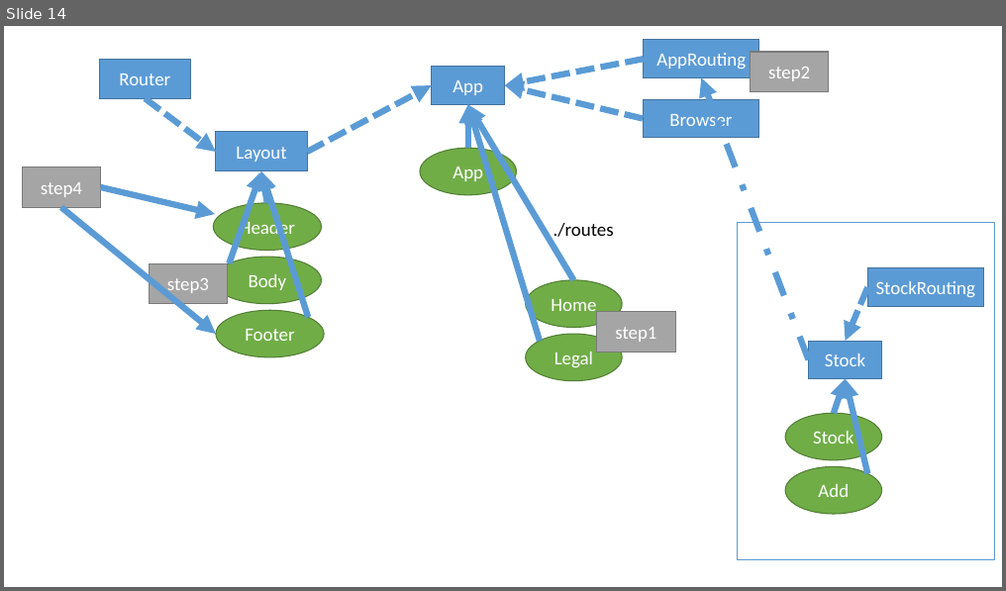
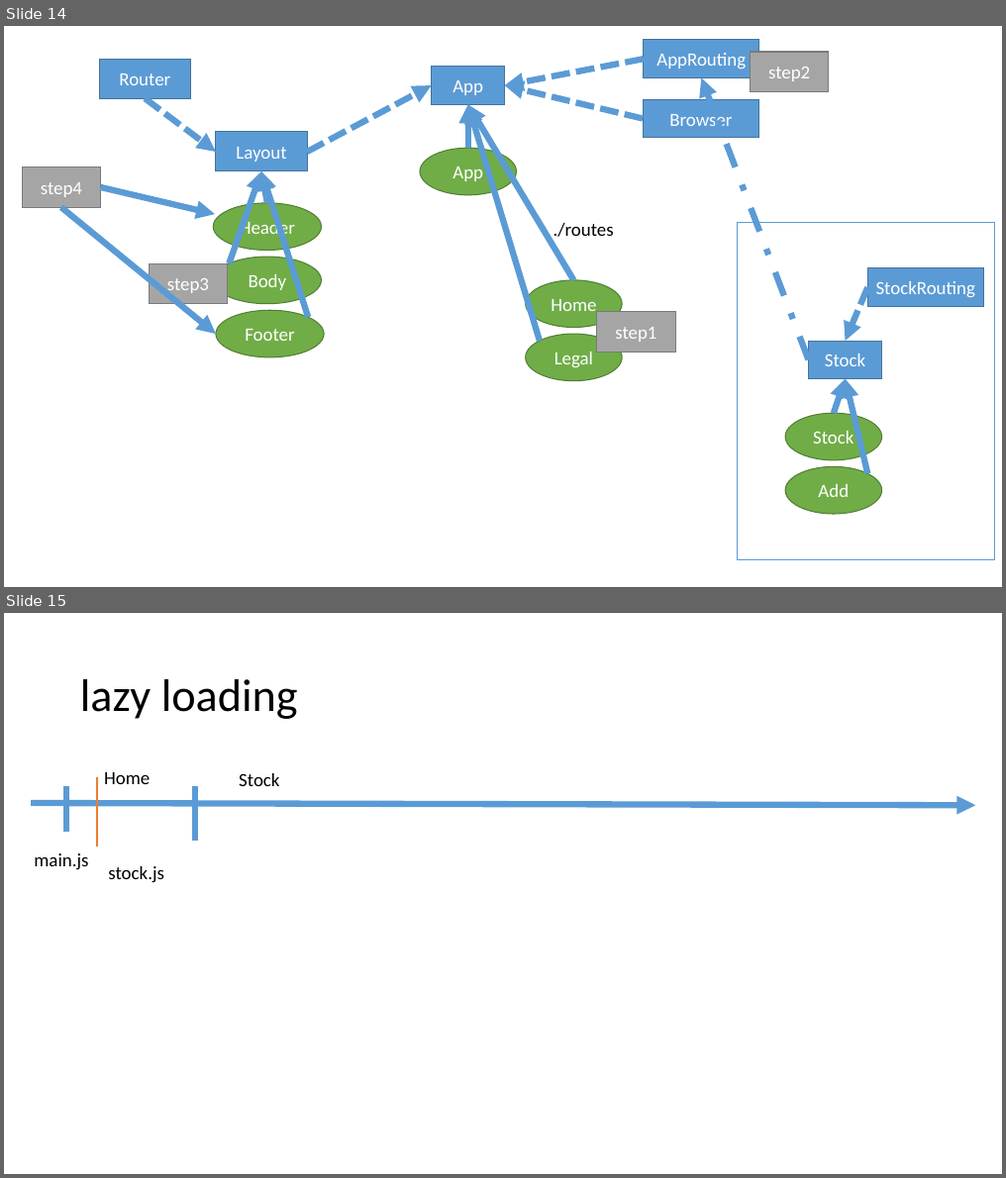
Before and after one commit to jlg-formation/agupa1-july-2023, a slide deck: notes.pptx. Shown one above the other, each under a label of ours: slide 14 before the commit, slides 14 and 15 after it. The pictures are 1006x591 and 1006x1178 pixels, drawn with LibreOffice and Linux fonts; fonts in the diff are those of the drawing. Boxes give left, top, right and bottom in pixels: in the first picture for what was removed or moved away, otherwise in the second. Text is boxed around its words. In the diff, an @@ line names an element or a change of style, - is before the commit and + after.

```diff
--- a/notes.pptx
+++ b/notes.pptx
@@ slide 15 added at (4, 613, 1002, 1174), background #FFFFFF @@
@@ title added at (80, 679, 298, 719), 44 pt, text #000000 @@
+lazy loading
@@ line added from (66, 786) to (66, 832), #5B9BD5 6 pt @@
@@ line added from (97, 777) to (97, 847), #ED7D31 1.5 pt @@
@@ text added at (104, 772, 150, 784), 18 pt, text #000000 @@
+Home
@@ line added from (195, 786) to (195, 841), #5B9BD5 6 pt @@
@@ text added at (239, 773, 279, 786), 18 pt, text #000000 @@
+Stock
@@ arrow added from (31, 803) to (976, 805), #5B9BD5 6 pt @@
@@ text added at (34, 854, 88, 870), 18 pt, text #000000 @@
+main.js
@@ text added at (108, 866, 164, 883), 18 pt, text #000000 @@
+stock.js
```
Also in this commit, not shown: 1 slide changed, 7 other slides added.
